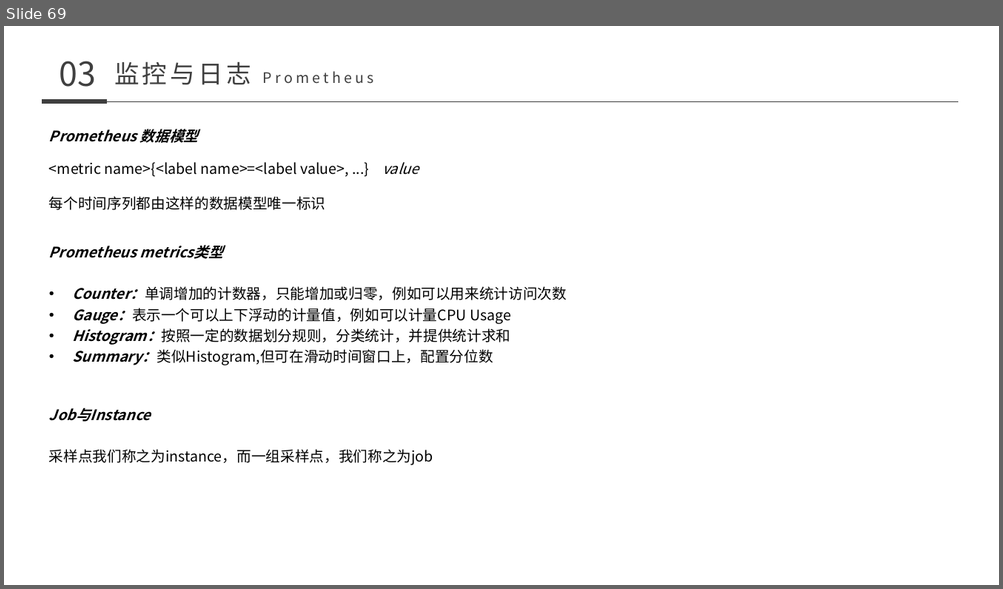
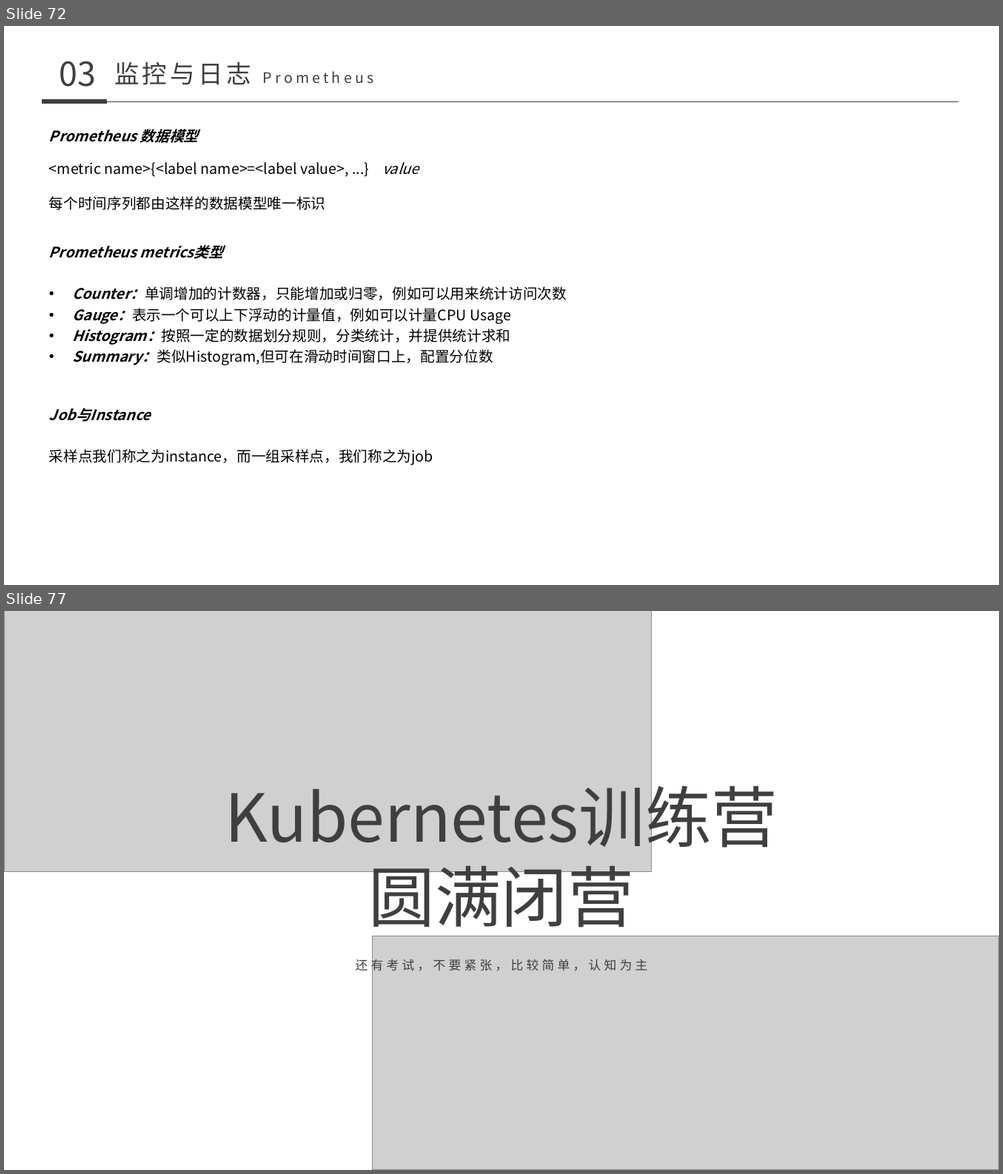
Before and after one commit to nutionMedivn/Kubernetes-training-camp, a slide deck: 基础/008-011 kubernetes.pptx. Shown one above the other, each under a label of ours: slide 69 before the commit, slides 72 and 77 after it; the slides between them are not shown. The pictures are 1003x589 and 1003x1174 pixels, drawn with LibreOffice and Linux fonts; fonts in the diff are those of the drawing; grey boxes stand for pictures. Boxes give left, top, right and bottom in pixels: in the first picture for what was removed or moved away, otherwise in the second. Text is boxed around its words. In the diff, an @@ line names an element or a change of style, - is before the commit and + after.

```diff
--- a/基础/008-011 kubernetes.pptx
+++ b/基础/008-011 kubernetes.pptx
@@ slide 77 added at (x1=4, y1=611, x2=999, y2=1170), background #FFFFFF @@
@@ picture added at (x1=4, y1=611, x2=651, y2=872) @@
@@ text added at (x1=225, y1=775, x2=777, y2=939), 64 pt, text #3F3F3F @@
+Kubernetes训练营 圆满闭营
@@ picture added at (x1=372, y1=937, x2=999, y2=1170) @@
@@ text added at (x1=356, y1=957, x2=648, y2=974), 12 pt, text #3F3F3F @@
+还有考试，不要紧张，比较简单，认知为主
@@ what was slide 69 is now slide 72 @@
```
Also in this commit, not shown: 3 slides changed, 6 other slides added, 5 slides removed.
